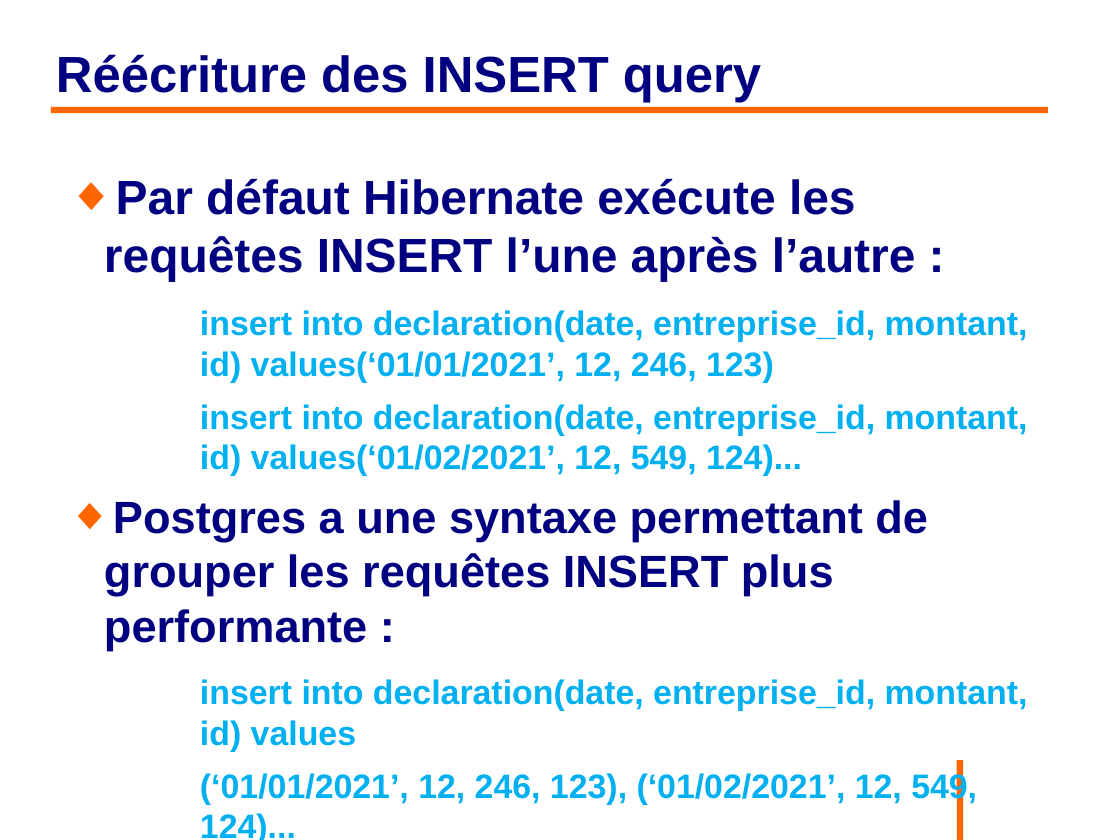
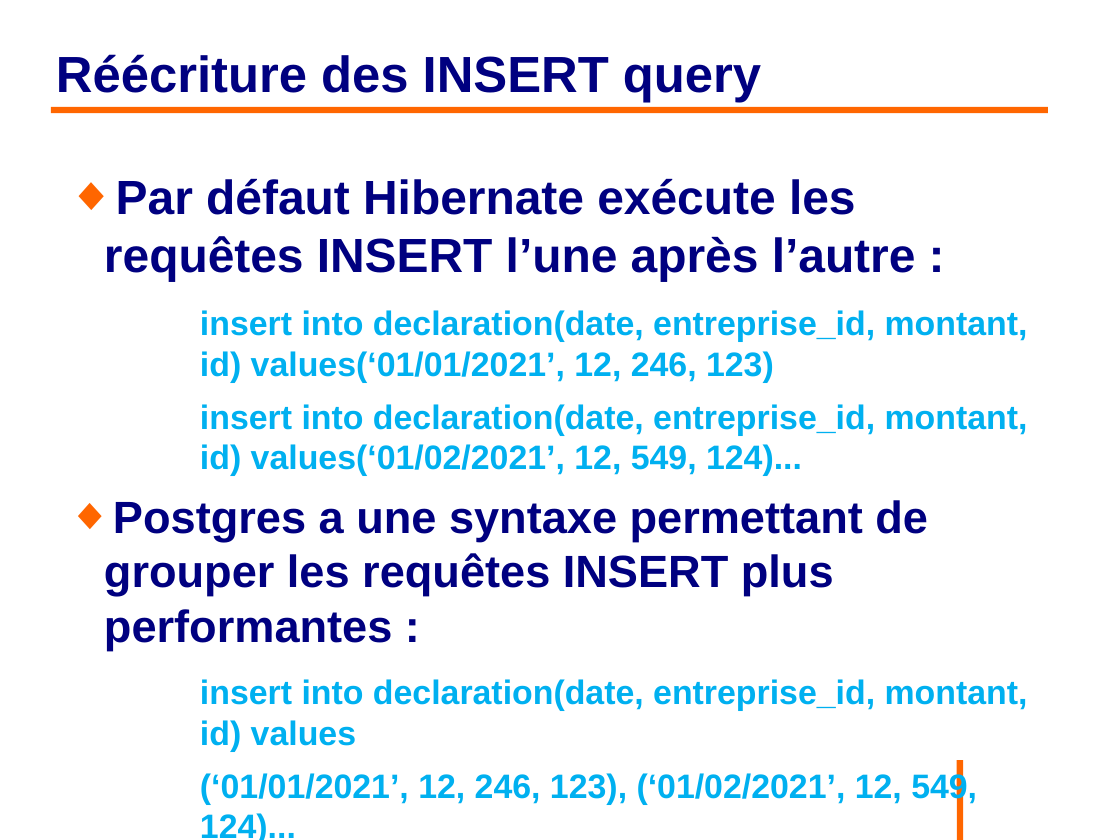
Before and after one commit to philphils/formation-hibernate-avancee, a slide deck: slide 22 of Documentation/diapo_formation_hibernate_avancee.odp. Drawn at 1120x840 pixels with LibreOffice and Linux fonts; fonts in the diff are those of the drawing; background and template pictures are left out. Boxes give left, top, right and bottom in pixels: in the first picture for what was removed or moved away, otherwise in the second. Text is boxed around its words. In the diff, an @@ line names an element or a change of style, - is before the commit and + after.

```diff
--- a/Documentation/diapo_formation_hibernate_avancee.odp
+++ b/Documentation/diapo_formation_hibernate_avancee.odp
@@ text at (104, 500, 928, 650): text changed @@
-◆ Postgres a une syntaxe permettant de grouper les requêtes INSERT plus performante :
+◆ Postgres a une syntaxe permettant de grouper les requêtes INSERT plus performantes :
```
Also in this commit, not shown: 6 other slides changed.
